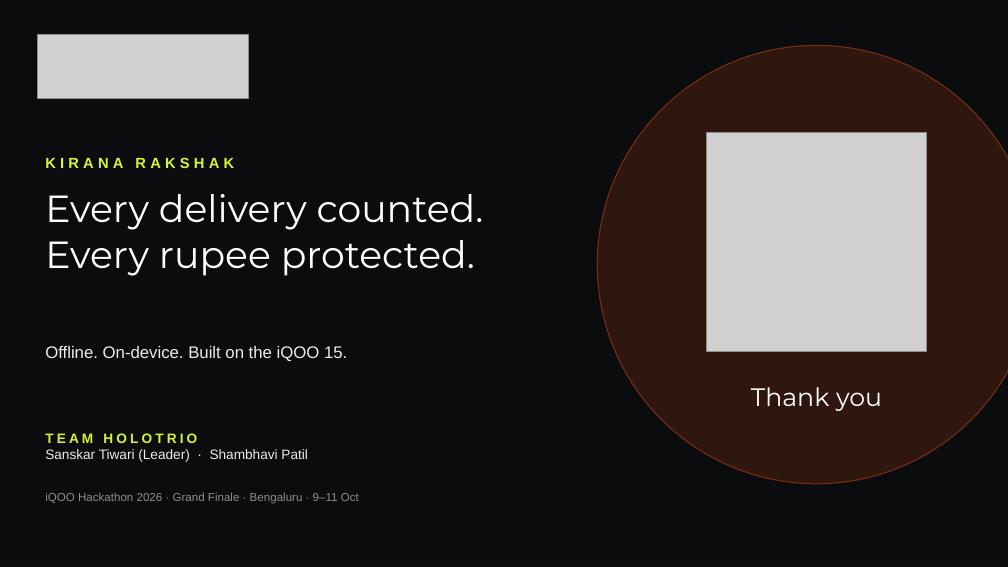
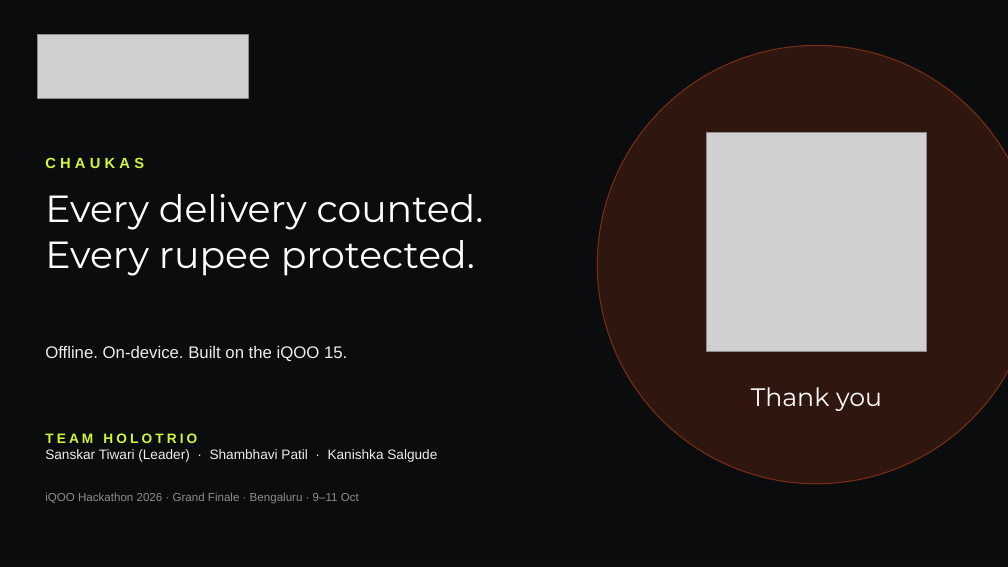
Before and after one commit to SanTiwari07/KiranaRakshak, a slide deck: slide 13 of docs/05_presentation/Chaukas_iQOO_Hackathon_2026.pptx. Drawn at 1008x567 pixels with LibreOffice and Linux fonts; fonts in the diff are those of the drawing; grey boxes stand for pictures. Boxes give left, top, right and bottom in pixels: in the first picture for what was removed or moved away, otherwise in the second. Text is boxed around its words. In the diff, an @@ line names an element or a change of style, - is before the commit and + after.

```diff
--- a/docs/05_presentation/Chaukas_iQOO_Hackathon_2026.pptx
+++ b/docs/05_presentation/Chaukas_iQOO_Hackathon_2026.pptx
@@ text at (45, 157, 144, 168): text changed @@
-KIRANA RAKSHAK
+CHAUKAS
@@ text at (45, 449, 437, 462): text changed @@
-Sanskar Tiwari (Leader) · Shambhavi Patil
+Sanskar Tiwari (Leader) · Shambhavi Patil · Kanishka Salgude
```
Also in this commit, not shown: 12 other slides changed, 21 other files.
